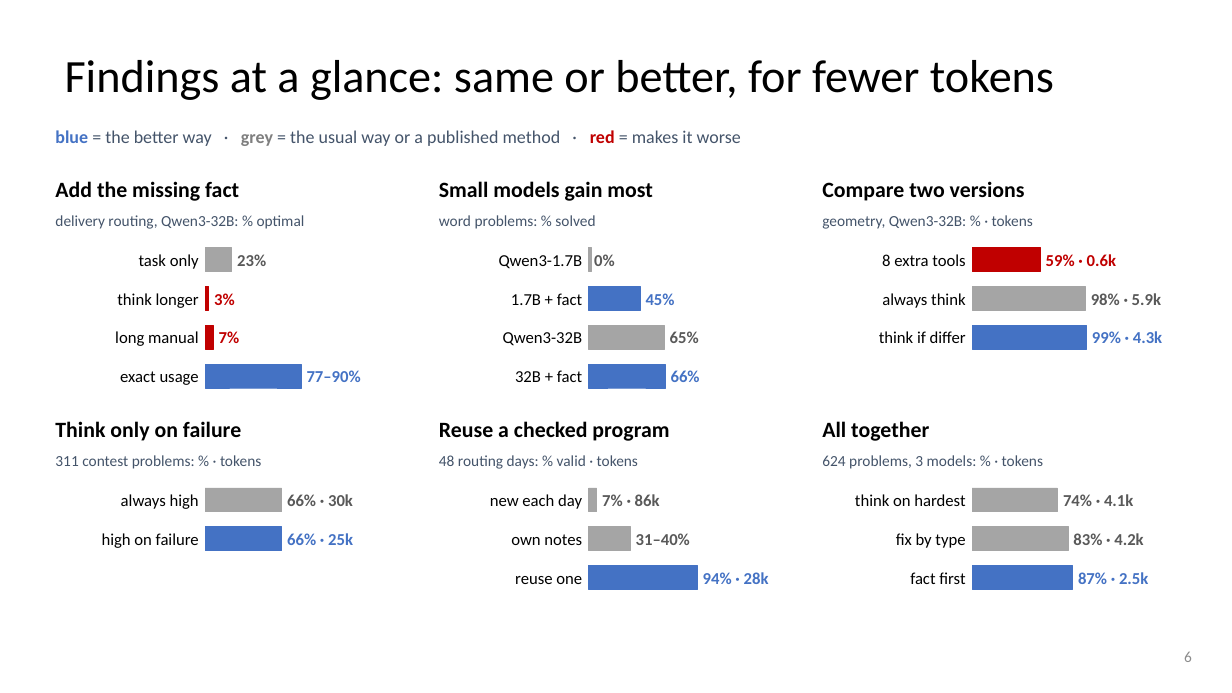
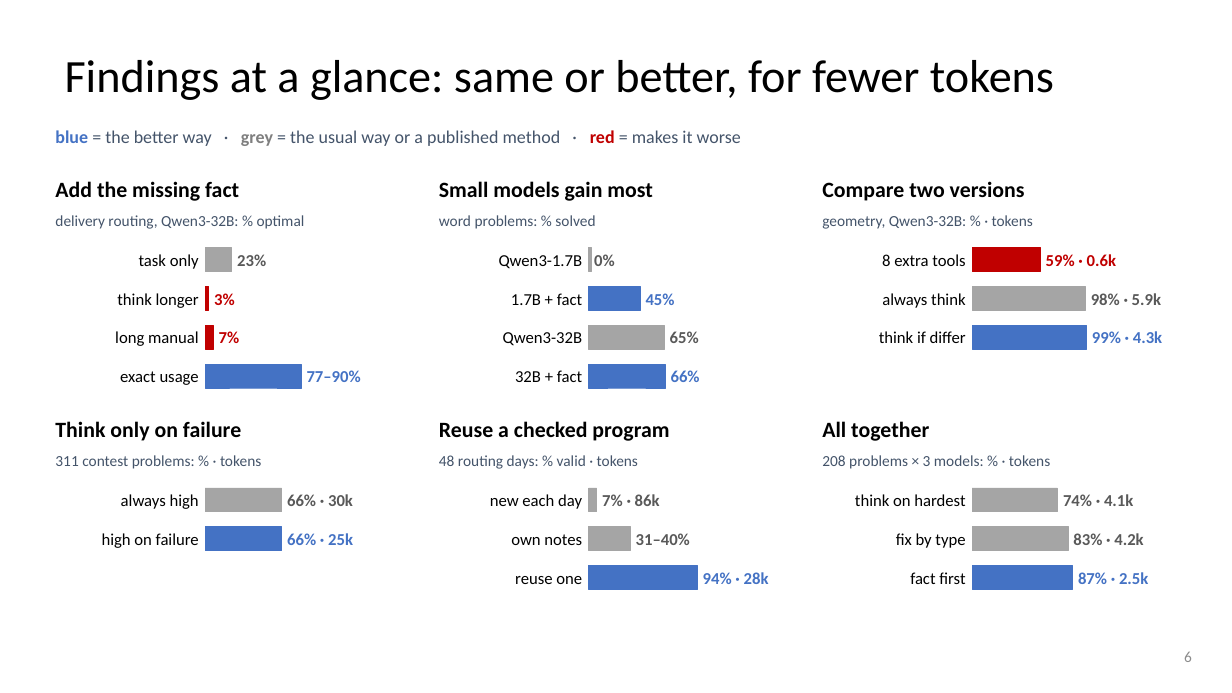
Before and after one commit to dlwns147/CSED490E_Project_Team5, a slide deck: slide 6 of PROPOSAL_slides_full.pptx. Drawn at 1232x693 pixels with LibreOffice and Linux fonts; fonts in the diff are those of the drawing. Boxes give left, top, right and bottom in pixels: in the first picture for what was removed or moved away, otherwise in the second. Text is boxed around its words. In the diff, an @@ line names an element or a change of style, - is before the commit and + after.

```diff
--- a/PROPOSAL_slides_full.pptx
+++ b/PROPOSAL_slides_full.pptx
@@ text at [822, 455, 1050, 469]: text changed @@
-624 problems, 3 models: % · tokens
+208 problems × 3 models: % · tokens
```
Also in this commit, not shown: 2 other slides changed, 10 other files.
